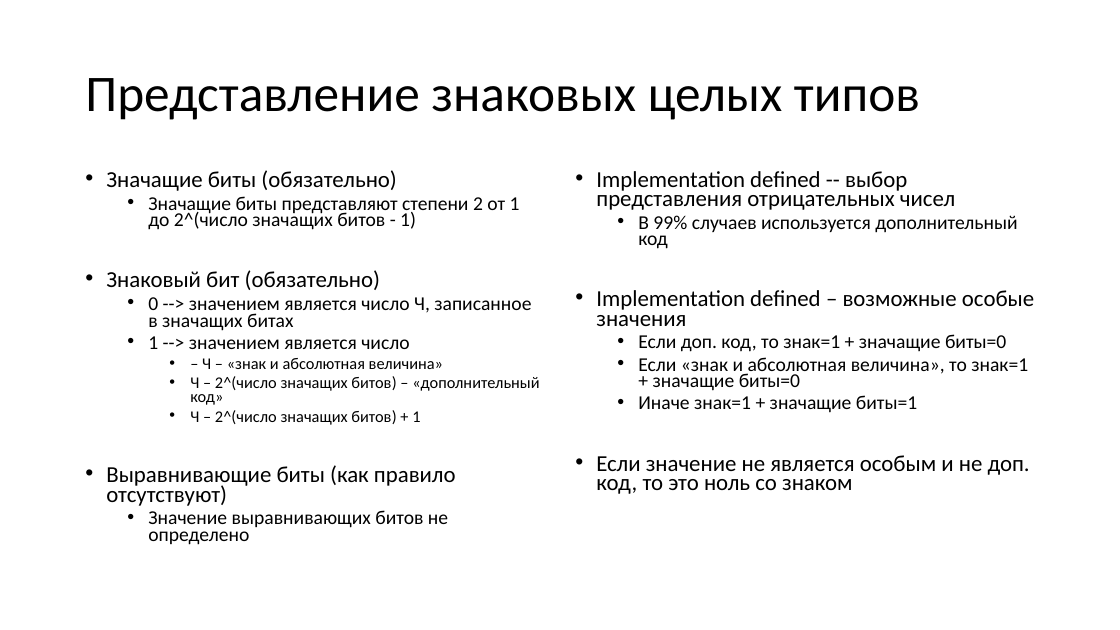
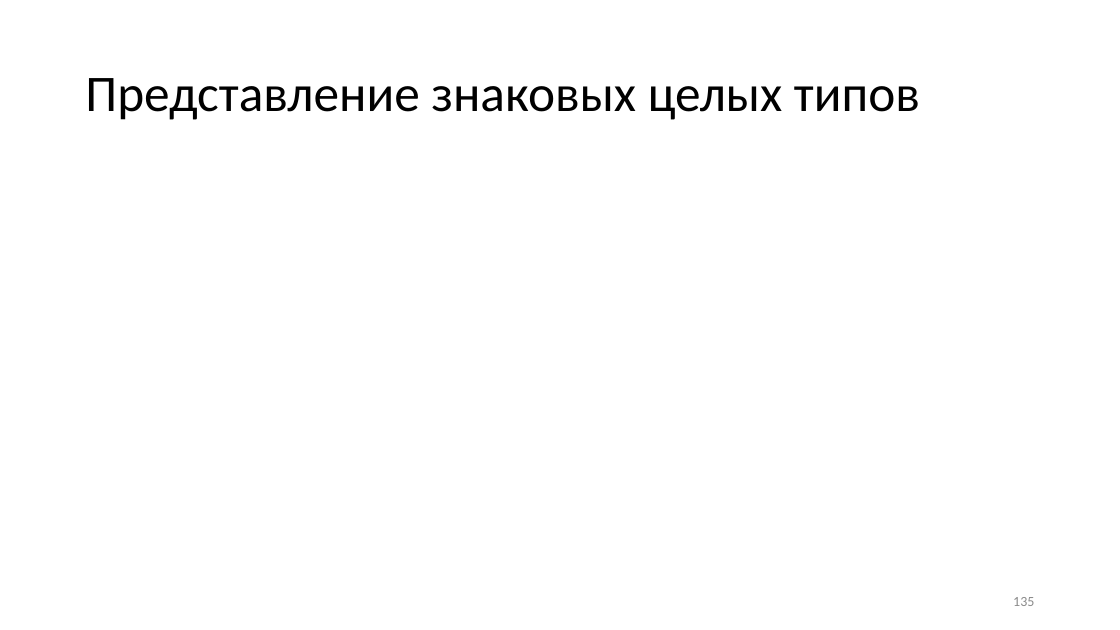
Before and after one commit to Evgueni-Petrov-aka-espetrov/Algorithms-and-Programming-in-C-pptx, a slide deck: slide 135 of 03.5 Типы языка С.pptx (slide 21 before the commit). Drawn at 1120x630 pixels with LibreOffice and Linux fonts; fonts in the diff are those of the drawing. Boxes give left, top, right and bottom in pixels: in the first picture for what was removed or moved away, otherwise in the second. Text is boxed around its words. In the diff, an @@ line names an element or a change of style, - is before the commit and + after.

```diff
--- a/03.5 Типы языка С.pptx
+++ b/03.5 Типы языка С.pptx
@@ text removed at bbox=[106, 170, 539, 545] @@
-• Значащие биты (обязательно)
-  • Значащие биты представляют степени 2 от 1 до 2^(число значащих битов - 1)
-• Знаковый бит (обязательно)
-  • 0 --> значением является число Ч, записанное в значащих битах
-  • 1 --> значением является число
-    • – Ч – «знак и абсолютная величина»
-    • Ч – 2^(число значащих битов) – «дополнительный код»
-    • Ч – 2^(число значащих битов) + 1
-• Выравнивающие биты (как правило отсутствуют)
-  • Значение выравнивающих битов не определено
@@ text removed at bbox=[596, 171, 1034, 494] @@
-• Implementation defined -- выбор представления отрицательных чисел
-  • В 99% случаев используется дополнительный код
-• Implementation defined – возможные особые значения
-  • Если доп. код, то знак=1 + значащие биты=0
-  • Если «знак и абсолютная величина», то знак=1 + значащие биты=0
-  • Иначе знак=1 + значащие биты=1
-• Если значение не является особым и не доп. код, то это ноль со знаком
@@ page number added at bbox=[1013, 597, 1034, 606], 12 pt, text #8C8C8C @@
+135
```
Also in this commit, not shown: 14 other slides changed, 142 slides added, 13 slides removed.
